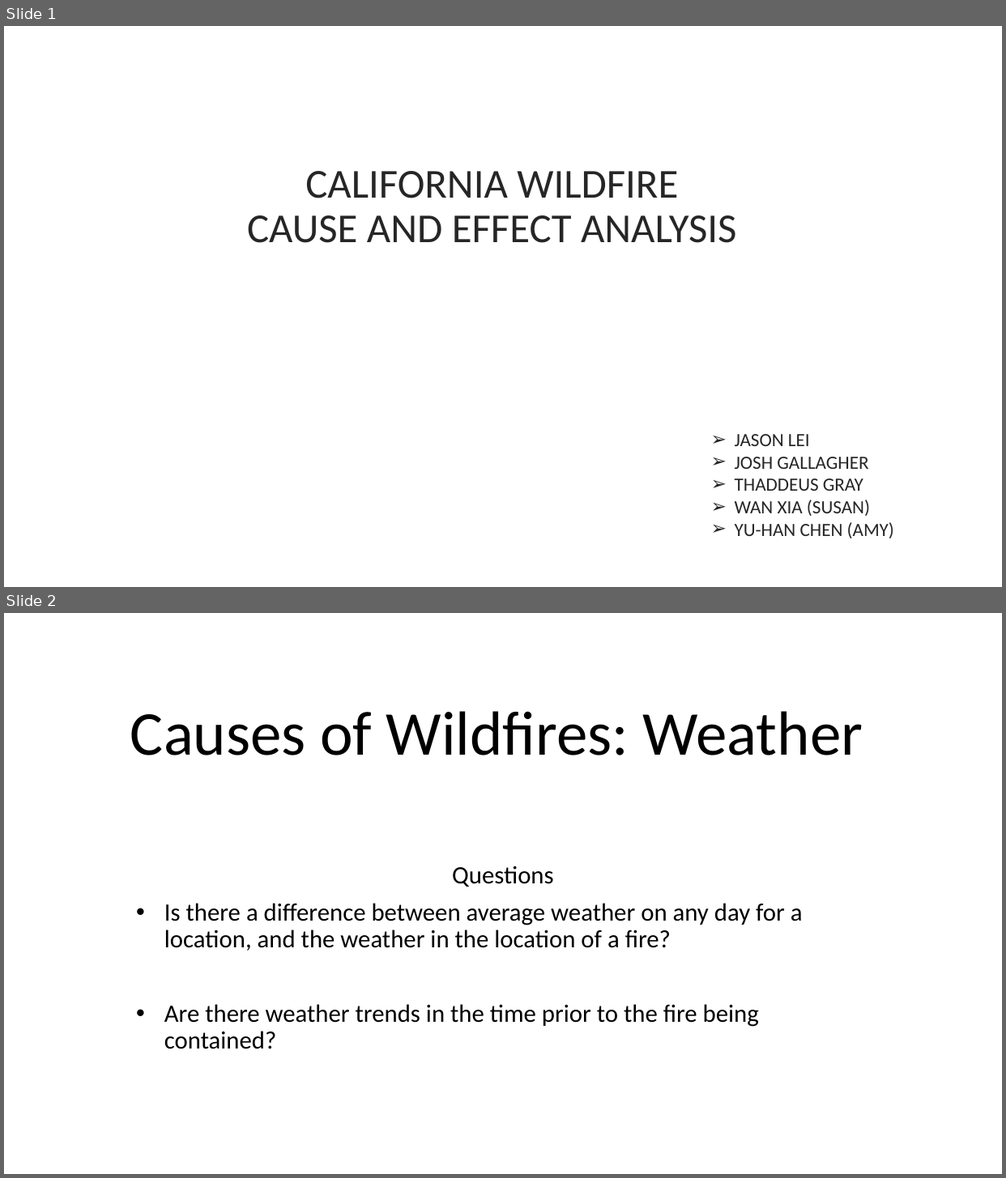
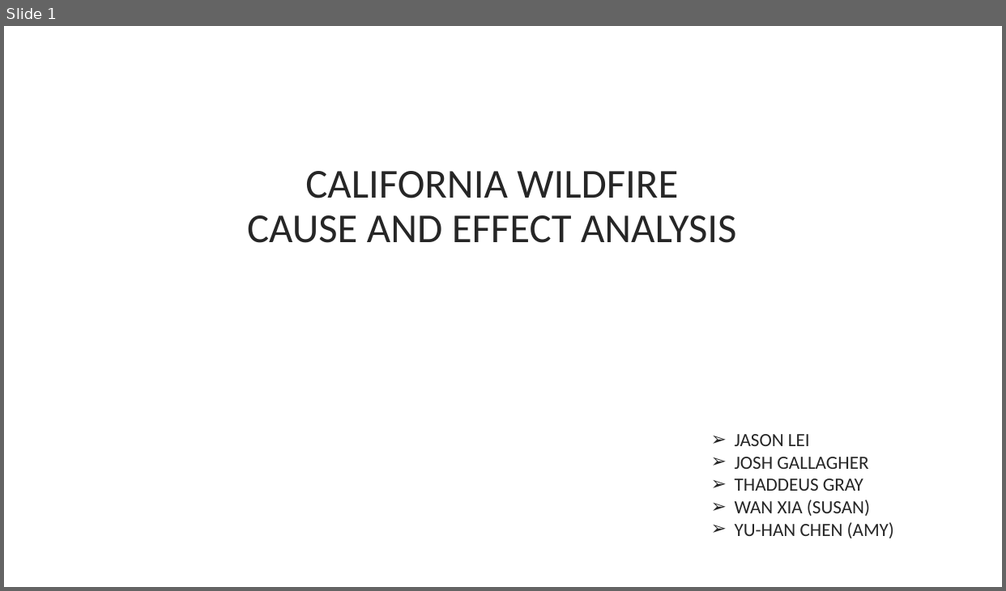
Before and after one commit to susanwxia/ProjectOne, a slide deck: PPT/project01_wanxia.pptx. Shown one above the other, each under a label of ours: slides 1 and 2 before the commit, slide 1 after it. The pictures are 1006x1178 and 1006x591 pixels, drawn with LibreOffice and Linux fonts; fonts in the diff are those of the drawing; background and template pictures are left out. Boxes give left, top, right and bottom in pixels: in the first picture for what was removed or moved away, otherwise in the second. Text is boxed around its words. In the diff, an @@ line names an element or a change of style, - is before the commit and + after.

```diff
--- a/PPT/project01_wanxia.pptx
+++ b/PPT/project01_wanxia.pptx
@@ slide 2 removed at (4,613,1002,1174), background picture (left out) @@
@@ title removed at (130,711,863,756) @@
-Causes of Wildfires: Weather
@@ subtitle removed at (164,866,803,1050) @@
-Questions
-• Is there a difference between average weather on any day for a location, and the weather in the location of a fire?
-• Are there weather trends in the time prior to the fire being contained?
```
Also in this commit, not shown: 3 slides changed, 6 slides added, 16 other slides removed.
